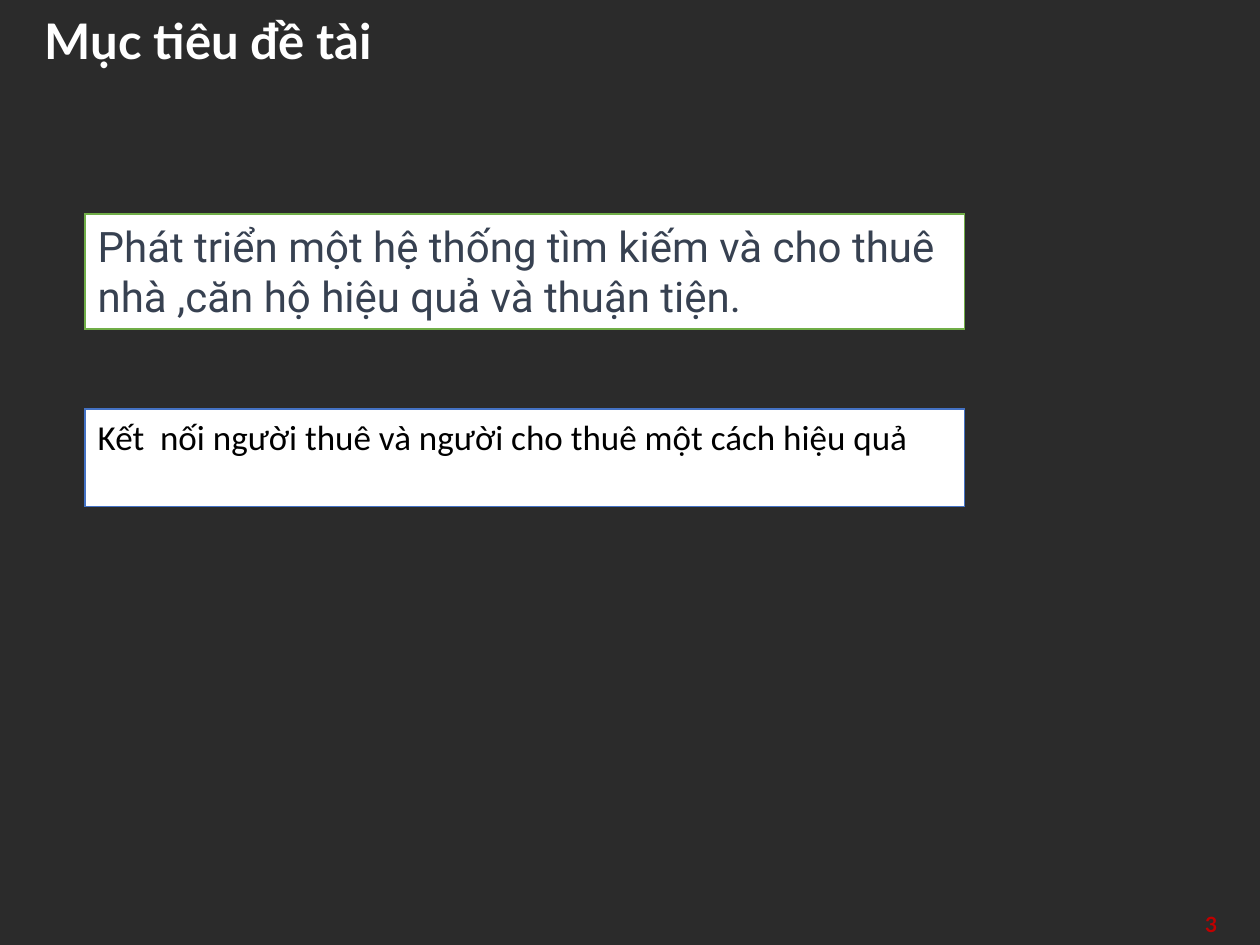
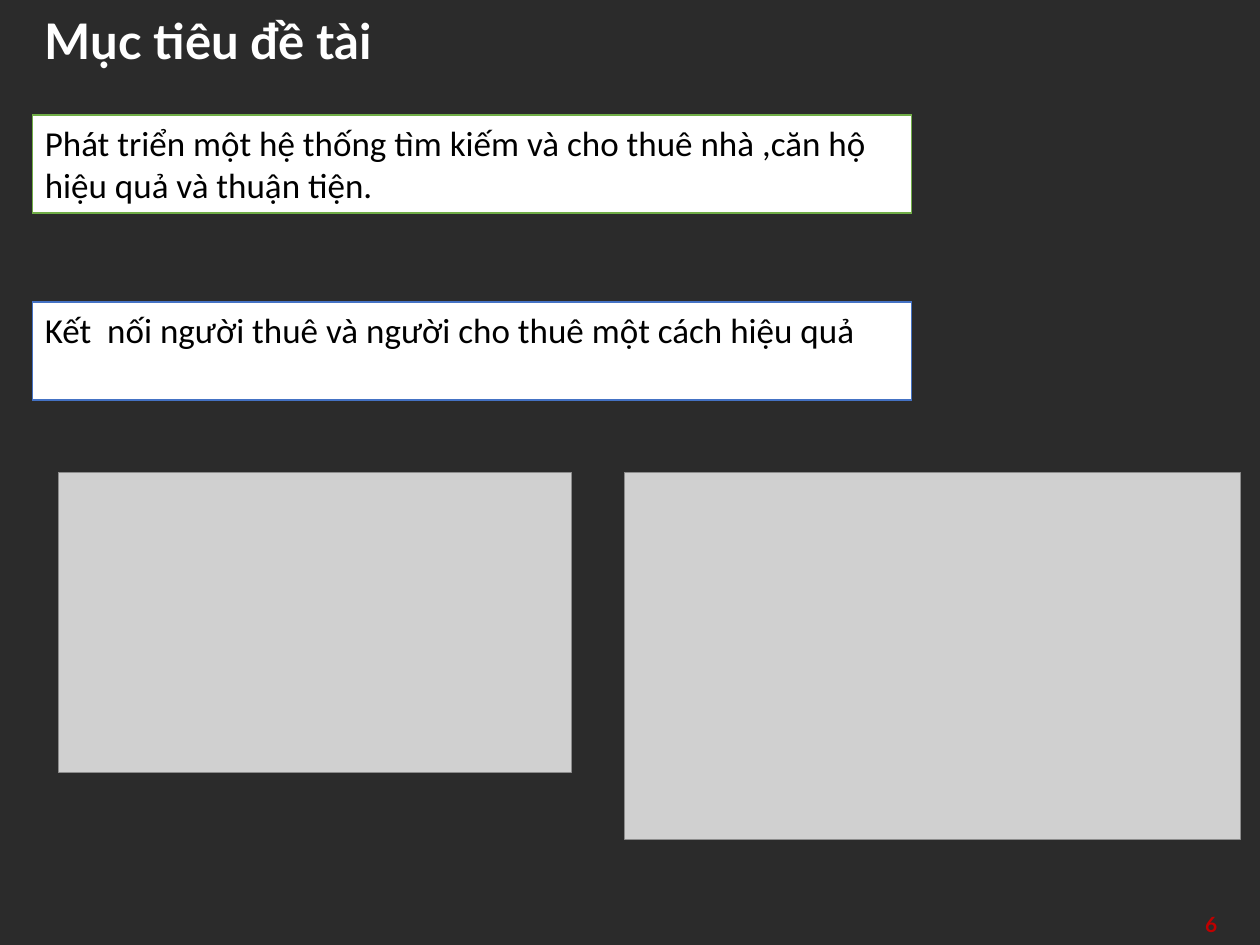
Before and after one commit to doanphung0402/timnhanhanh, a slide deck: slide 6 of report/soict_datn.pptx (slide 3 before the commit). Drawn at 1260x945 pixels with LibreOffice and Linux fonts; fonts in the diff are those of the drawing; grey boxes stand for pictures; background and template pictures are left out; a plain dark background stands for a picture behind light text. Boxes give left, top, right and bottom in pixels: in the first picture for what was removed or moved away, otherwise in the second. Text is boxed around its words. In the diff, an @@ line names an element or a change of style, - is before the commit and + after.

```diff
--- a/report/soict_datn.pptx
+++ b/report/soict_datn.pptx
@@ rectangle "Phát triển một hệ thống ..." resized from (x1=86, y1=214, x2=965, y2=329) to (x1=33, y1=116, x2=912, y2=213) @@
@@ rectangle "Phát triển một hệ thống ..." at (x1=33, y1=116, x2=912, y2=213): size 24 to 20 pt, font Roboto to Calibri, text colour #374151 to #000000 @@
@@ rectangle "Kết nối người thuê và ..." moved from (x1=86, y1=410, x2=965, y2=507) to (x1=33, y1=302, x2=912, y2=399) @@
@@ picture added at (x1=58, y1=472, x2=571, y2=772) @@
@@ picture added at (x1=625, y1=472, x2=1240, y2=839) @@
@@ page number at (x1=1205, y1=917, x2=1217, y2=932): text changed @@
-3
+6
```
Also in this commit, not shown: 8 other slides changed, 7 slides added, 4 slides removed, 22 other files.
